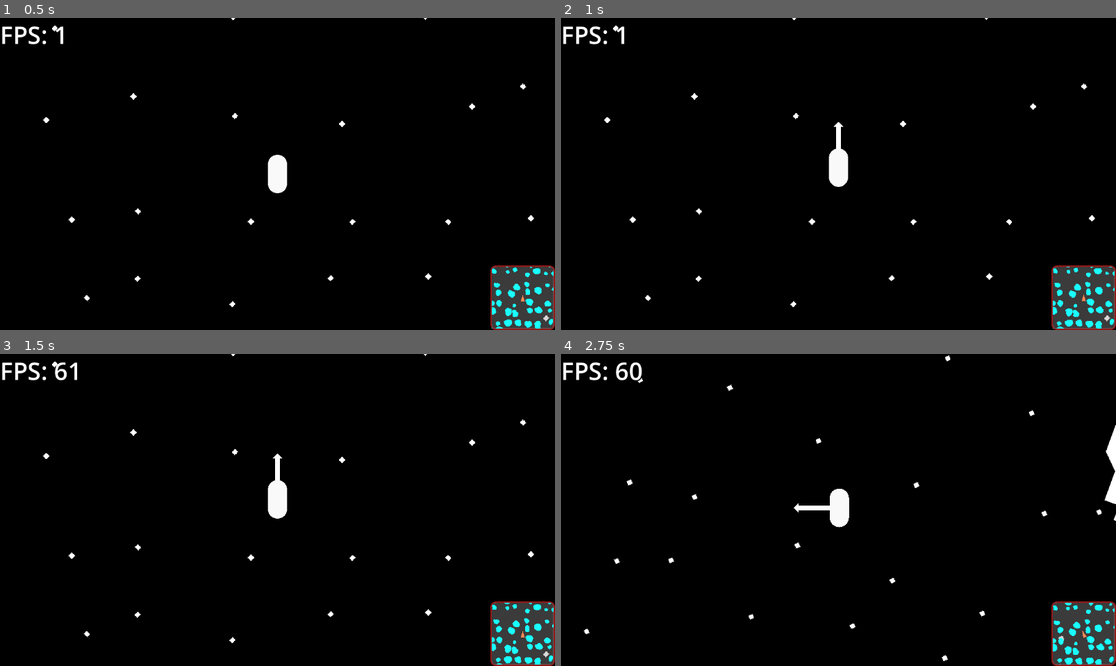
Above: before the commit, frames 1-4 (two rows, left to right).
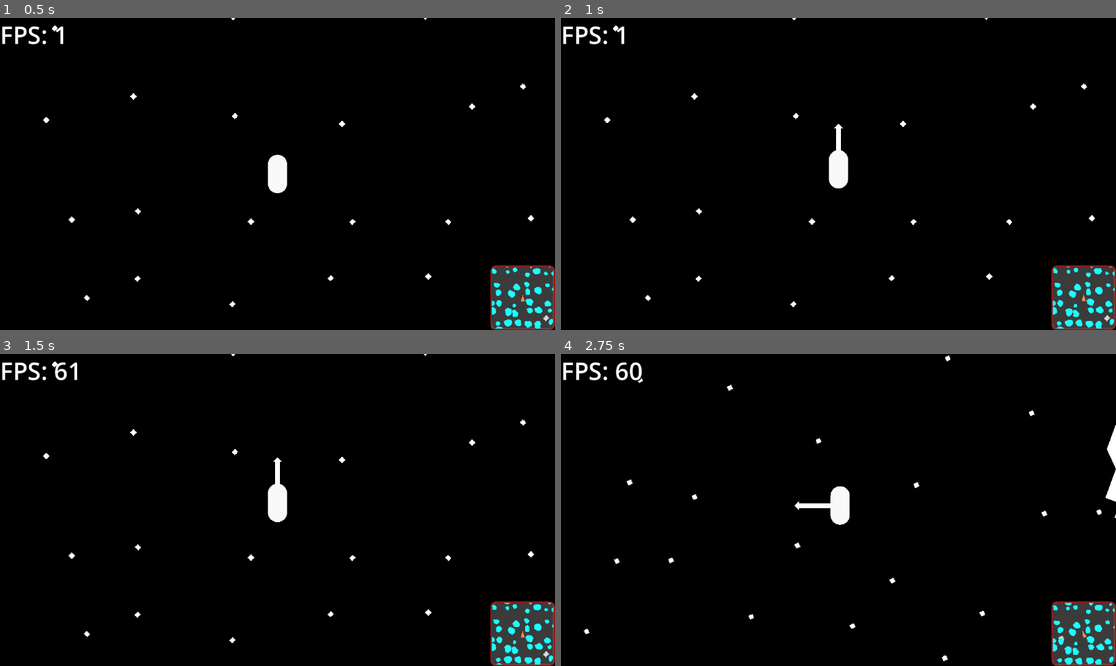
Above: after the commit, the same moments.

Repository: coolspacegame/game
Game: Godot game, scene res://node_2d.tscn
Same seed, same stepped clock (60 frames per second), same inputs: the game is played once before the commit and once after it.
Inputs (mouse positions are in pixels of both pictures, inside the frame that each line leads up to):
- Up to frame 1 (0.5 s): no input
- Up to frame 2 (1 s): tap Enter at 0.5 s; move the mouse to (810, 236) at 0.52 s; hold W (skelly_input_action_forward) from 0.53 s (still down); click (810, 236) at 0.6 s; tap Space (skelly_input_action_jump) at 0.77 s
- Up to frame 3 (1.5 s): keep holding W (skelly_input_action_forward); move the mouse to (444, 556) at 1.27 s; right-click (444, 556) at 1.35 s
- Up to frame 4 (2.75 s): tap Space (skelly_input_action_jump) at 1.52 s; move the mouse to (672, 463) at 2.02 s; release W (skelly_input_action_forward) at 2.03 s; hold A (skelly_input_action_left) from 2.03 s (still down); tap E (skelly_input_action_2) at 2.1 s

Frame 1 is identical in both runs. In frame 2, less than 0.1% of the frame differs, in the area x 48-52%, y 33-55%; in frame 3, 0.1%; in frame 4, 0.3%, in the area x 41-100%, y 27-56%.

Commit message:
tweaking linear camera spring arm

Diff:
--- a/scripts/TheCamera.gd
+++ b/scripts/TheCamera.gd
@@ -3,8 +3,8 @@
 
 signal position_updated(position: Vector2)
 
-const LINEAR_SPRING_CONSTANT := 20.0
-const LINEAR_DAMPING_CONSTANT := 2.0
+const LINEAR_SPRING_CONSTANT := 50.0
+const LINEAR_DAMPING_CONSTANT := 5.0
 const ANGULAR_SPRING_CONSTANT := 10000.0
 const ANGULAR_DAMPING_CONSTANT := 1200.0
 
